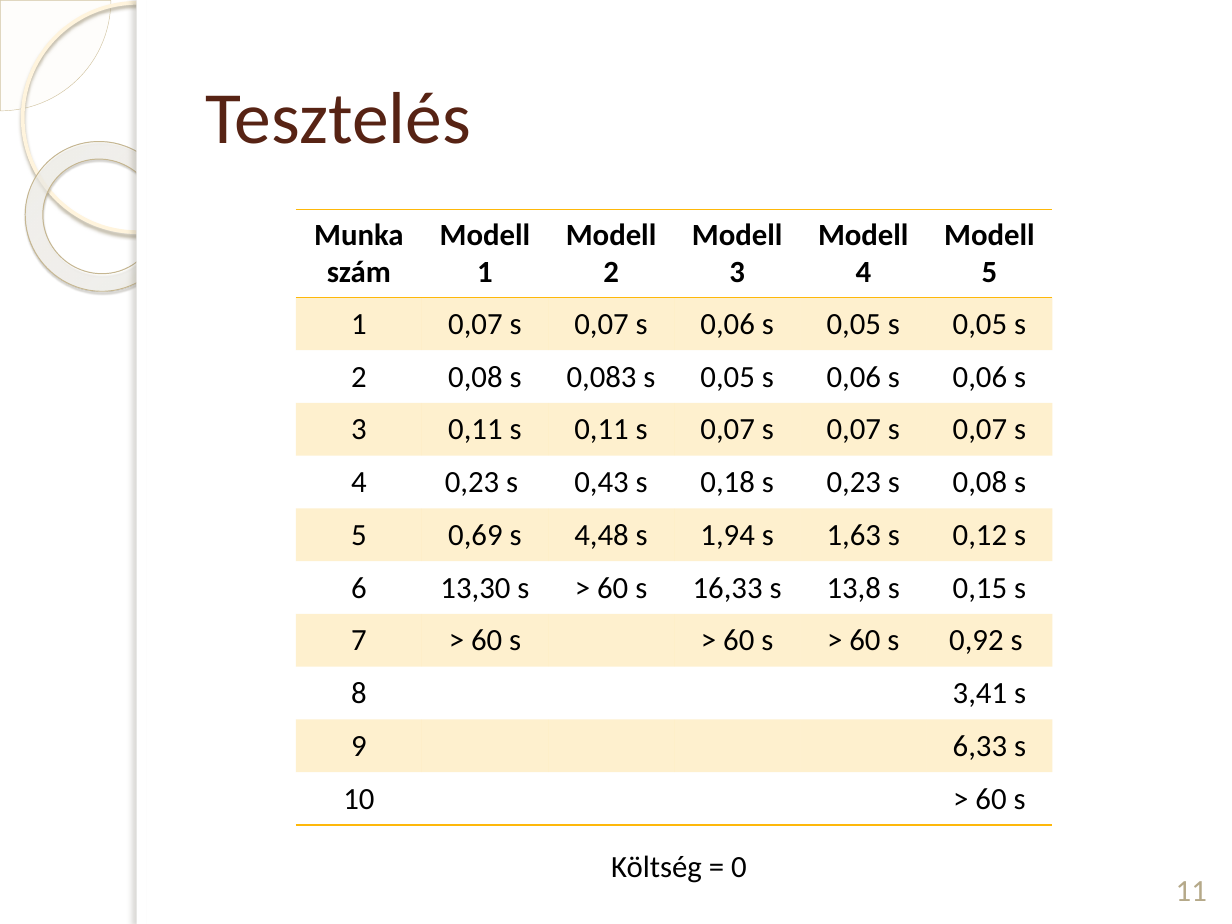
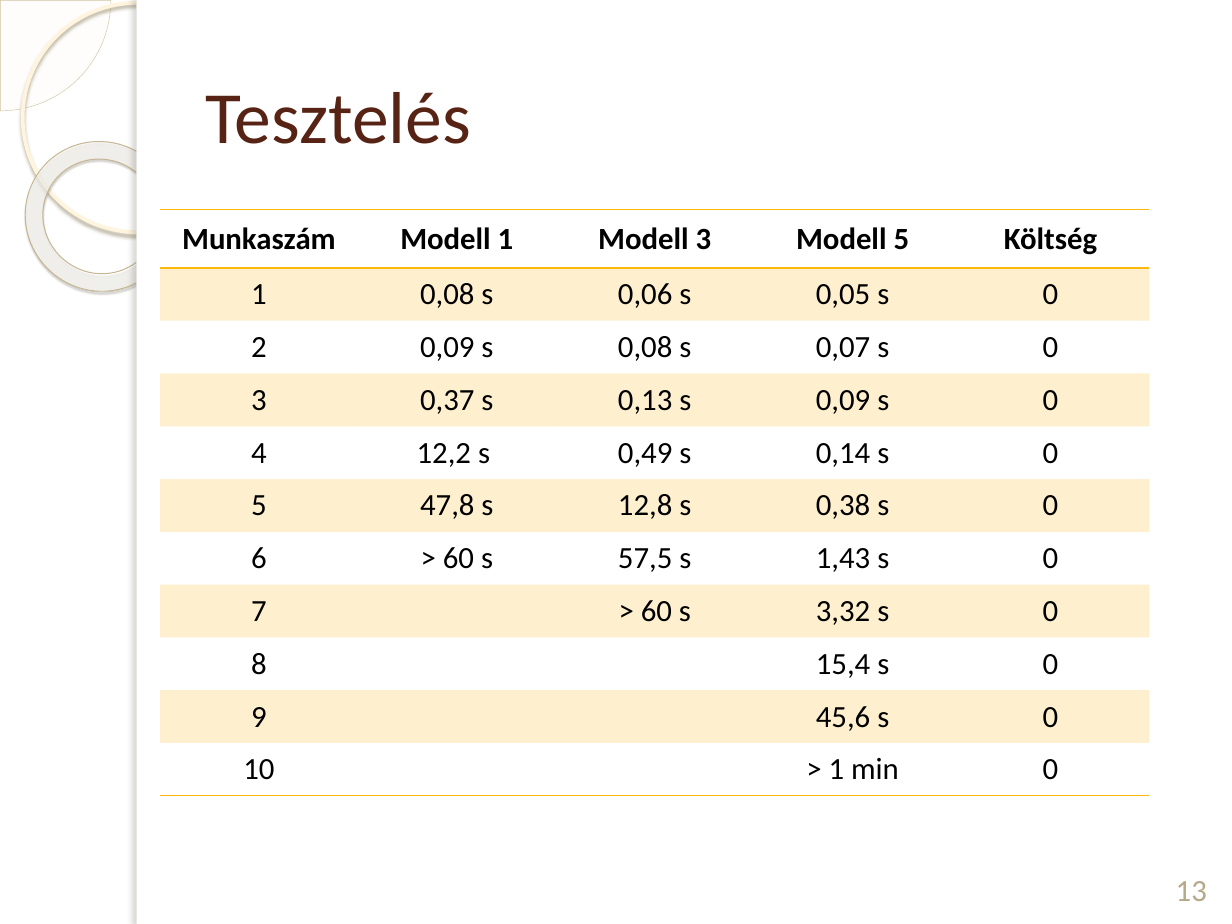
Before and after one commit to DWsbMH/LPTA-SingleStageScheduling, a slide deck: slide 13 of prezentáció/Vida Judit LPTA.pptx (slide 11 before the commit). Drawn at 1232x924 pixels with LibreOffice and Linux fonts; fonts in the diff are those of the drawing; background and template pictures are left out. Boxes give left, top, right and bottom in pixels: in the first picture for what was removed or moved away, otherwise in the second. Text is boxed around its words. In the diff, an @@ line names an element or a change of style, - is before the commit and + after.

Commit message:
ppt

```diff
--- a/prezentáció/Vida Judit LPTA.pptx
+++ b/prezentáció/Vida Judit LPTA.pptx
@@ table at <box>160,209,1152,796</box> @@
-column 2: Modell 1 | 0,07 s | 0,08 s | 0,11 s | 0,23 s | 0,69 s | 13,30 s | > 60 s |  |  | 
-column 3: Modell 2 | 0,07 s | 0,083 s | 0,11 s | 0,43 s | 4,48 s | > 60 s |  |  |  | 
-column 4: Modell 3 | 0,06 s | 0,05 s | 0,07 s | 0,18 s | 1,94 s | 16,33 s | > 60 s |  |  | 
-column 5: Modell 4 | 0,05 s | 0,06 s | 0,07 s | 0,23 s | 1,63 s | 13,8 s | > 60 s |  |  | 
-column 6: Modell 5 | 0,05 s | 0,06 s | 0,07 s | 0,08 s | 0,12 s | 0,15 s | 0,92 s | 3,41 s | 6,33 s | > 60 s
+column 2: Modell 1 | 0,08 s | 0,09 s | 0,37 s | 12,2 s | 47,8 s | > 60 s |  |  |  | 
+column 3: Modell 3 | 0,06 s | 0,08 s | 0,13 s | 0,49 s | 12,8 s | 57,5 s | > 60 s |  |  | 
+column 4: Modell 5 | 0,05 s | 0,07 s | 0,09 s | 0,14 s | 0,38 s | 1,43 s | 3,32 s | 15,4 s | 45,6 s | > 1 min
+column 5: Költség | 0 | 0 | 0 | 0 | 0 | 0 | 0 | 0 | 0 | 0
@@ table: place and size @@
-table at <box>296,209,1050,824</box>
+table at <box>160,209,1152,796</box>
@@ text removed at <box>611,855,747,883</box> @@
-Költség = 0
@@ page number at <box>1176,881,1207,901</box>: text changed @@
-11
+13
```
Also in this commit, not shown: 10 other slides changed, 2 slides added.
